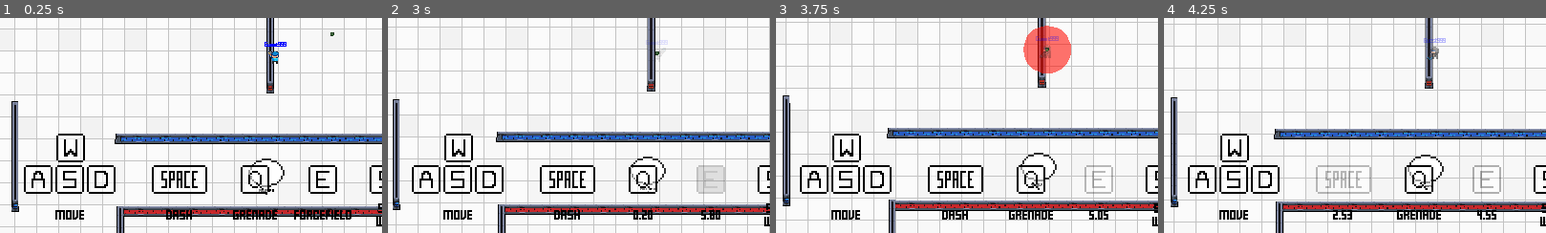
Above: before the commit, frames 1-4 (left to right).
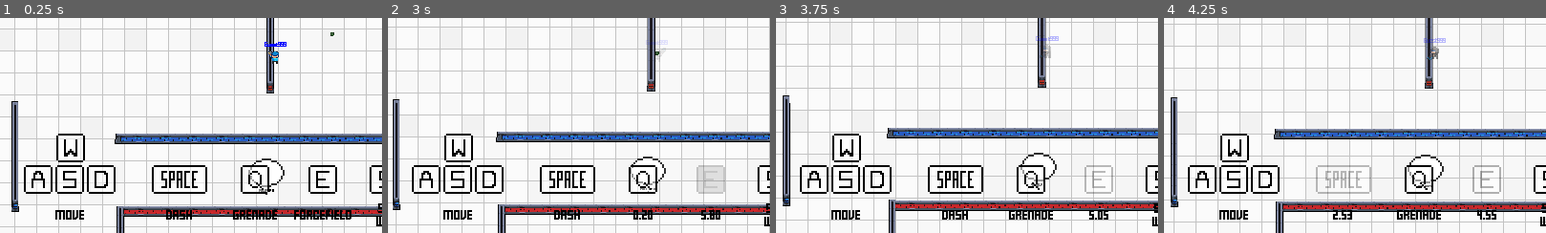
Above: after the commit, the same moments.

Repository: MarshallJDem/SuperCTF
Game: Godot game, scene res://GameContent/Main.tscn
Same seed, same stepped clock (60 frames per second), same inputs: the game is played once before the commit and once after it. This scene is started directly instead of the project's main scene. Sound files missing from this copy of the repository are replaced by a short silence.
Inputs (mouse positions are % of the whole screen's width and height, from its top left):
- Up to frame 1 (0.25 s): no input
- Up to frame 2 (3 s): click (15, 63) at 0.52 s; type "12" at 0.6 s; tap Enter at 1.25, 2.75 s; move the mouse to (72, 45) at 1.27 s; press the mouse at (72, 45) at 1.28 s; hold Right 1.28-2.03 s; tap Space at 1.52, 2, 2.27 s; move the mouse to (30, 55) at 2.02 s; release the mouse at (30, 55) at 2.03 s; hold Down 2.03-2.78 s; right-click (30, 55) at 2.1 s; move the mouse to (60, 28) at 2.77 s; hold Right from 2.78 s (still down); hold E from 2.78 s (still down)
- Up to frame 3 (3.75 s): move the mouse to (45, 70) at 3.52 s; release Right at 3.53 s; release E at 3.53 s; hold Up from 3.53 s (still down); tap Shift at 3.6 s
- Up to frame 4 (4.25 s): keep holding Up; tap Space at 3.77 s
The pictures show only the part of the screen within x 15-65%, y 42-92%; the shares and areas given below are measured in that part.

Frames 1-2 are identical in both runs. In frame 3, 2.2% of the frame differs, in the area x 64-78%, y 3-26%; in frame 4, nothing differs.

Commit message:
Aligned landmines to player teams

Diff:
--- a/GameContent/Utility_Node.gd
+++ b/GameContent/Utility_Node.gd
@@ -56,8 +56,8 @@
 	$Cooldown_Timer.start();
 	var mine = Landmine.instance();
 	mine.position = player.position;
-	mine.team_id = 1;
-	mine.player_id = 1;
+	mine.team_id = player.team_id;
+	mine.player_id = player.player_id;
 	get_tree().get_root().get_node("MainScene").call_deferred("add_child", mine);
 
 remotesync func shoot_grenade(target_pos, time_shot):
